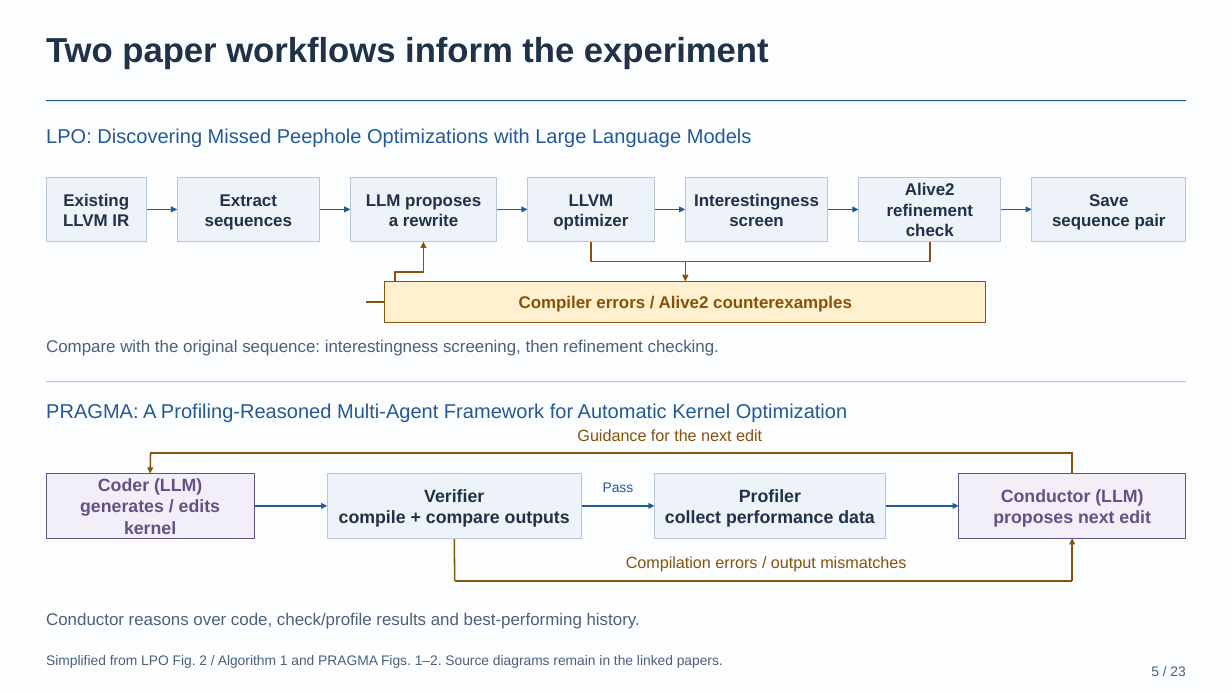
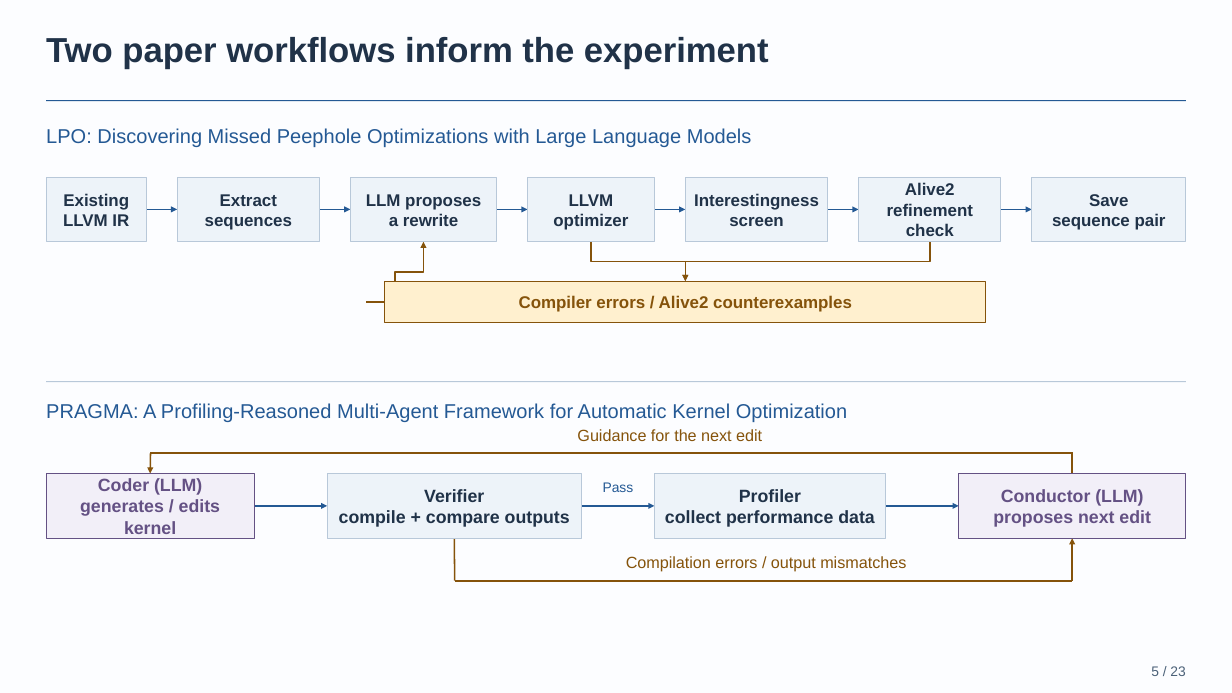
Before and after one commit to BonZirka/ascend-npu-optimization-research, a slide deck: slide 5 of output/ascend-optimization-pitch/ascend-optimization-technical.pptx. Drawn at 1232x693 pixels with LibreOffice and Linux fonts; fonts in the diff are those of the drawing. Boxes give left, top, right and bottom in pixels: in the first picture for what was removed or moved away, otherwise in the second. Text is boxed around its words. In the diff, an @@ line names an element or a change of style, - is before the commit and + after.

```diff
--- a/output/ascend-optimization-pitch/ascend-optimization-technical.pptx
+++ b/output/ascend-optimization-pitch/ascend-optimization-technical.pptx
@@ text removed at [46,339,719,356] @@
-Compare with the original sequence: interestingness screening, then refinement checking.
@@ text removed at [46,612,640,629] @@
-Conductor reasons over code, check/profile results and best-performing history.
@@ text removed at [46,655,723,668] @@
-Simplified from LPO Fig. 2 / Algorithm 1 and PRAGMA Figs. 1–2. Source diagrams remain in the linked papers.
```
Also in this commit, not shown: 3 other files.
